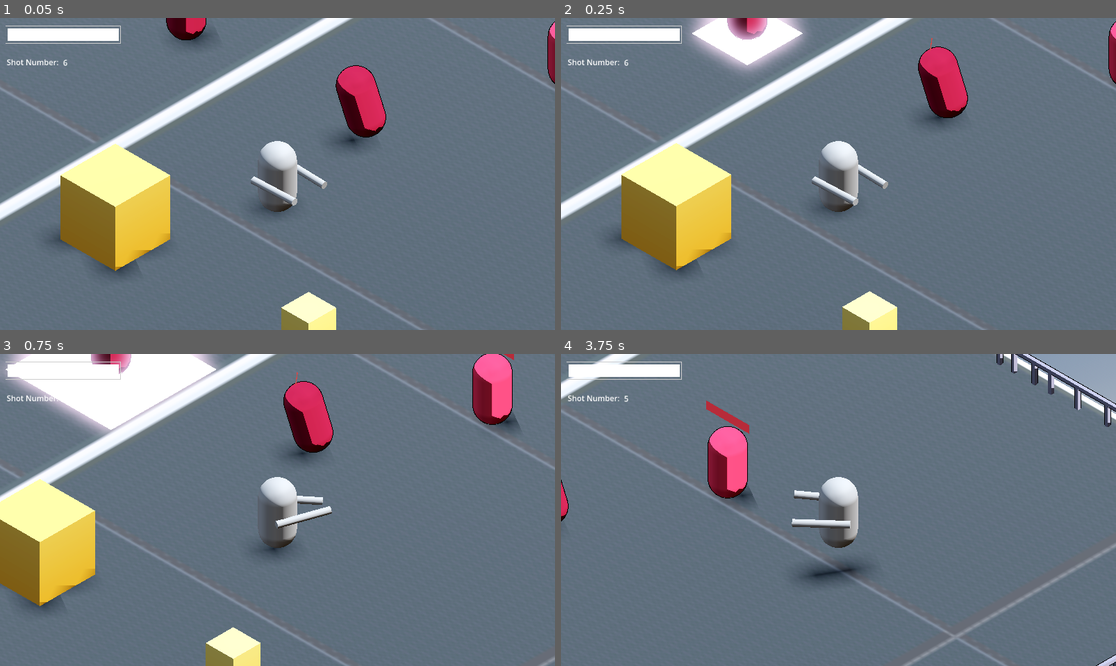
Above: before the commit, frames 1-4 (two rows, left to right).
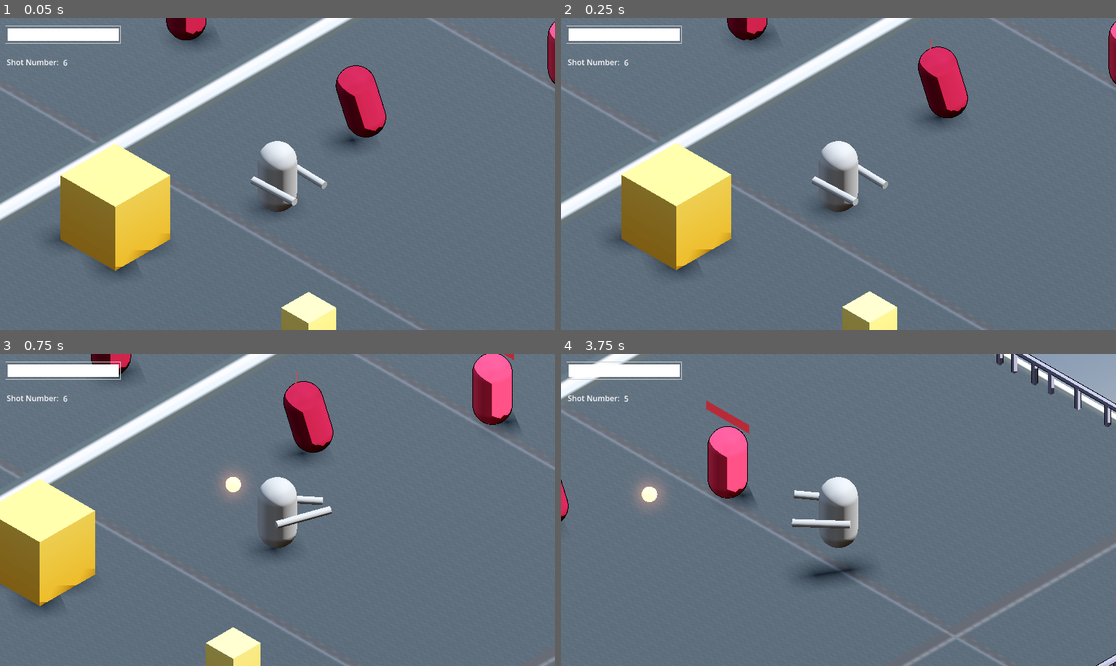
Above: after the commit, the same moments.

Repository: yashGhela/blame
Game: Godot game, scene res://levels/lab.tscn
Two runs of this game, one before a commit and one after it. Both use one fixed random seed, a clock stepped at 60 frames per second and the inputs below. The project has no main scene, so this scene is started directly.
Inputs (mouse positions are in pixels of both pictures, inside the frame that each line leads up to):
- Up to frame 1 (0.05 s): no input
- Up to frame 2 (0.25 s): no input
- Up to frame 3 (0.75 s): move the mouse to (399, 494) at 0.52 s; hold D (right) from 0.53 s (still down); click (399, 494) at 0.6 s
- Up to frame 4 (3.75 s): tap Space (jump) at 0.77, 1.52, 3.02 s; move the mouse to (727, 525) at 1.27 s; release D (right) at 1.28 s; hold S (back) 1.28-2.03 s; right-click (727, 525) at 1.35 s; click (727, 525) at 1.55 s; move the mouse to (894, 441) at 2.02 s; hold D (right) 2.03-2.78 s; tap F (fire) at 2.1 s; click (894, 441) at 2.3 s; move the mouse to (810, 572) at 2.77 s; hold W (forward) 2.78-3.53 s; click (810, 572) at 2.85 s; move the mouse to (1005, 556) at 3.52 s; hold A (left) from 3.53 s (still down); hold E (interact) from 3.53 s (still down)

Frame 1 is identical in both runs. In frame 2, 2.8% of the frame differs, in the area x 22-45%, y 0-18%; in frame 3, 6.0%, in the area x 0-45%, y 0-47%; in frame 4, 0.4%.

Commit message:
everything is tooo fast

Diff:
--- a/scripts/baton/attack.gd
+++ b/scripts/baton/attack.gd
@@ -35,6 +35,7 @@
 	if wait_done:
 		if dist<2.0:
 			has_attacked=false
+			wait_done=false
 		elif dist>3.0 and dist<7.0:
 			Transitioned.emit(self,"Chase")
 		elif dist>=7.0:
--- a/scripts/pincer/chase.gd
+++ b/scripts/pincer/chase.gd
@@ -35,6 +35,7 @@
 
 	if distance<3.0:
 		Transitioned.emit(self,"Pince")
+		enemy.mv=Vector3.ZERO
 		return
 
-	enemy.mv =direction*5.0
+	enemy.mv =direction*move_speed
--- a/scripts/pincer/pince.gd
+++ b/scripts/pincer/pince.gd
@@ -9,14 +9,11 @@
 	print("Pincing")
 	enemy.mv = Vector3.ZERO
 	player= get_tree().get_first_node_in_group("Player")
+	has_shot = false
+	wait_done = false
+	hit()
 
 
-
-func _process(delta: float) -> void:
-	if !has_shot:
-		hit()
-	else:
-		wait()
 
 func hit():
 	animation_player.play("pince")
@@ -37,6 +34,9 @@
 	if wait_done:
 		if playerdist<3.0:
 			has_shot=false
+			wait_done=false
+
+			hit()
 		elif playerdist<7.0 and playerdist>3.0:
 			Transitioned.emit(self,"Chase")
 		elif playerdist>7.0:
--- a/scripts/striker/shoot.gd
+++ b/scripts/striker/shoot.gd
@@ -11,16 +11,23 @@
 var wait_done= false
 
 var bulletinst
+
+
 func _process(delta: float) -> void:
 	if enemy.health<=0:
 		if bulletinst:
 			bulletinst.queue_free()
 
 
+
 func enter():
 	print("Entered Shoot")
 	enemy.mv = Vector3.ZERO
 	player = get_tree().get_first_node_in_group("Player")
+
+	has_shot = false
+	wait_done = false
+	hit()
 
 
 func hit():
@@ -55,3 +62,6 @@
 			Transitioned.emit(self,"Distance")
 		elif dist>5.0 and dist<10.0:
 			has_shot=false
+			wait_done=false
+
+			hit()
